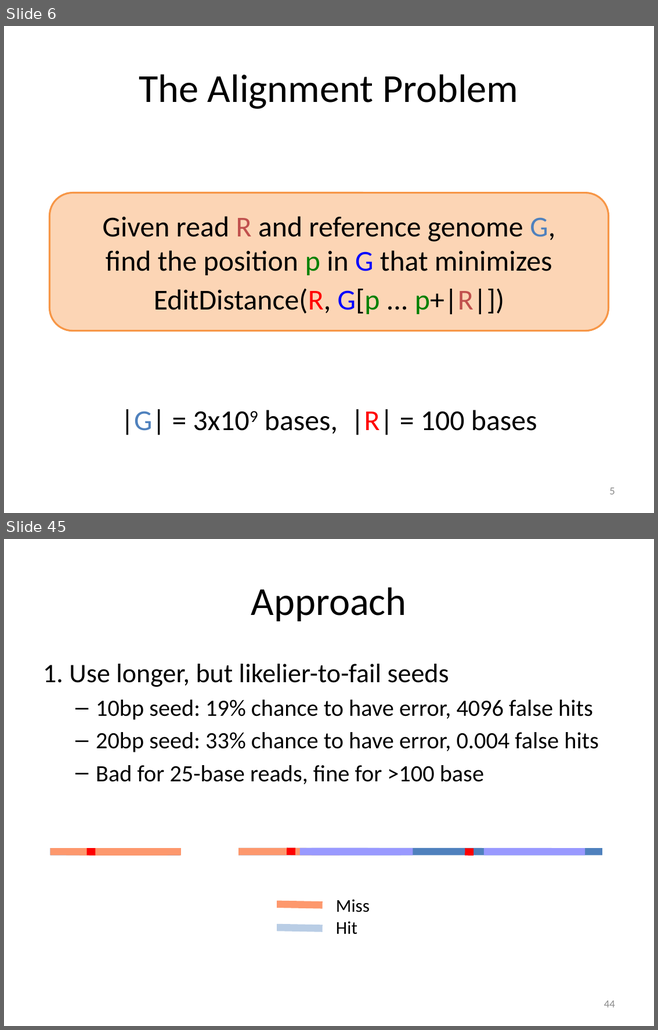
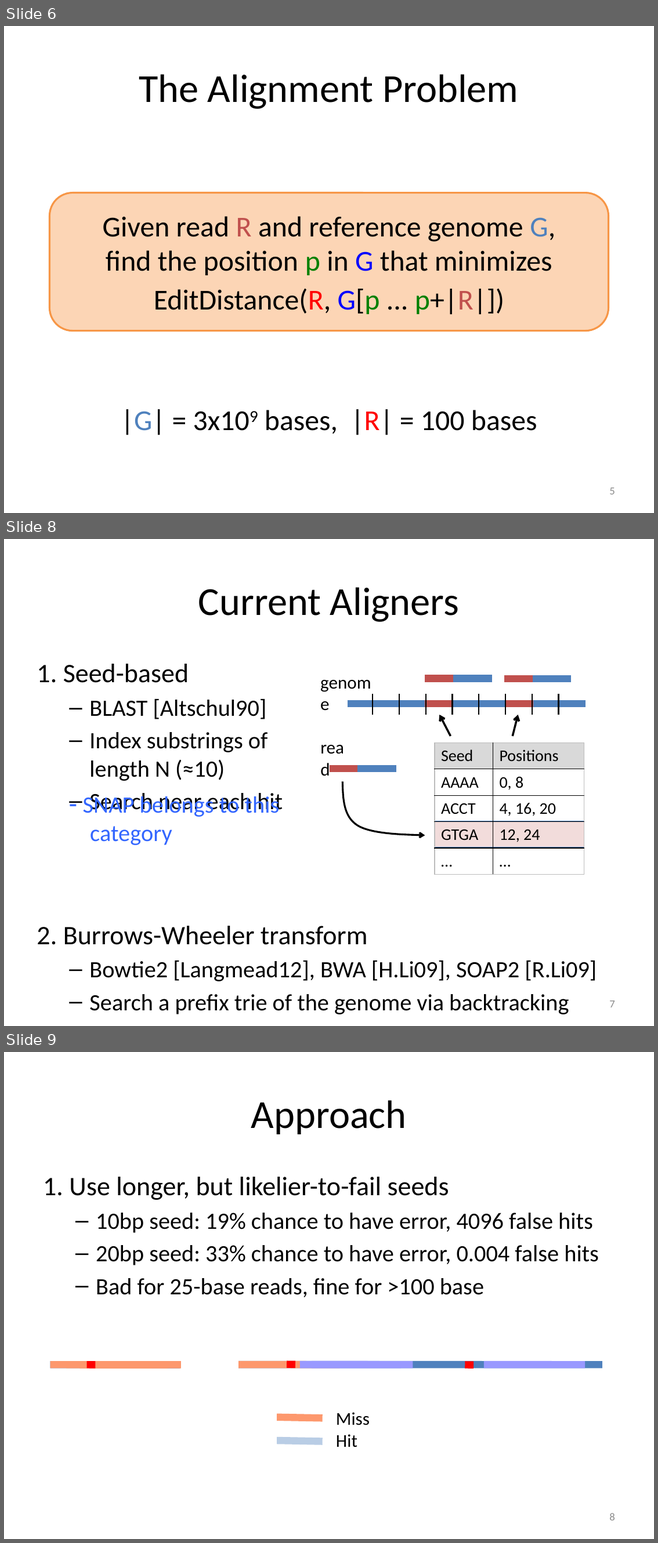
Before and after one commit to kristalcurtis/quals, a slide deck: slides/11.26.12 Quals (v2a).pptx. Shown one above the other, each under a label of ours: slides 6 and 45 before the commit, slides 6, 8 and 9 after it; the slides between them are not shown. The pictures are 658x1030 and 658x1543 pixels, drawn with LibreOffice and Linux fonts; fonts in the diff are those of the drawing. Boxes give left, top, right and bottom in pixels: in the first picture for what was removed or moved away, otherwise in the second. Text is boxed around its words. In the diff, an @@ line names an element or a change of style, - is before the commit and + after.

Commit message:
flesh out snap section; tweaks to parallel uf slide

```diff
--- a/slides/11.26.12 Quals (v2a).pptx
+++ b/slides/11.26.12 Quals (v2a).pptx
@@ slide 8 added at [4,539,654,1026], background #FFFFFF @@
@@ title added at [198,587,459,622], 44 pt, text #000000 @@
+Current Aligners
@@ text added at [36,664,596,1015], 25.9 pt, text #000000 @@
+1. Seed-based
+  – BLAST [Altschul90]
+  – Index substrings of
+    length N (≈10)
+  – Search near each hit
+2. Burrows-Wheeler transform
+  – Bowtie2 [Langmead12], BWA [H.Li09], SOAP2 [R.Li09]
+  – Search a prefix trie of the genome via backtracking
@@ line added from (425, 679) to (492, 679), #4F81BD 8 pt @@
@@ line added from (425, 679) to (453, 679), #C0504D 8 pt @@
@@ line added from (504, 679) to (571, 679), #4F81BD 8 pt @@
@@ line added from (504, 679) to (532, 679), #C0504D 8 pt @@
@@ group added at [372,694,558,714]: 8 lines @@
@@ line added from (347, 703) to (585, 703), #4F81BD 8 pt @@
@@ line added from (425, 703) to (453, 703), #C0504D 8 pt @@
@@ line added from (506, 703) to (533, 703), #C0504D 8 pt @@
@@ arrow added from (450, 736) to (439, 714), #000000 2.25 pt @@
@@ arrow added from (512, 736) to (518, 714), #000000 2.25 pt @@
@@ text added at [314,733,360,761], 20 pt, text #000000 @@
+read
@@ table added at [434,743,583,873], 5 rows, 2 columns @@
+Seed | Positions
+AAAA | 0, 8
+ACCT | 4, 16, 20
+GTGA | 12, 24
+… | …
@@ line added from (329, 769) to (396, 769), #4F81BD 8 pt @@
@@ line added from (329, 769) to (357, 769), #C0504D 8 pt @@
@@ freeform shape added at [343,782,425,836], outline #000000 2 pt @@
@@ text added at [83,793,279,845], 26 pt, text #3366FF @@
+– SNAP belongs to this
+  category
@@ rectangle added at [434,821,583,847], fill #F2DCDB, outline #4B7EBC 0.75 pt @@
@@ text added at [334,999,411,1015], 20 pt, text #000000 @@
+genome
@@ page number added at [609,1001,614,1008], 12 pt, text #8C8C8C @@
+7
@@ what was slide 45 is now slide 9 @@
@@ page number at [609,1513,614,1521]: text changed @@
-44
+8
```
Also in this commit, not shown: 4 slides changed, 2 other slides added.
